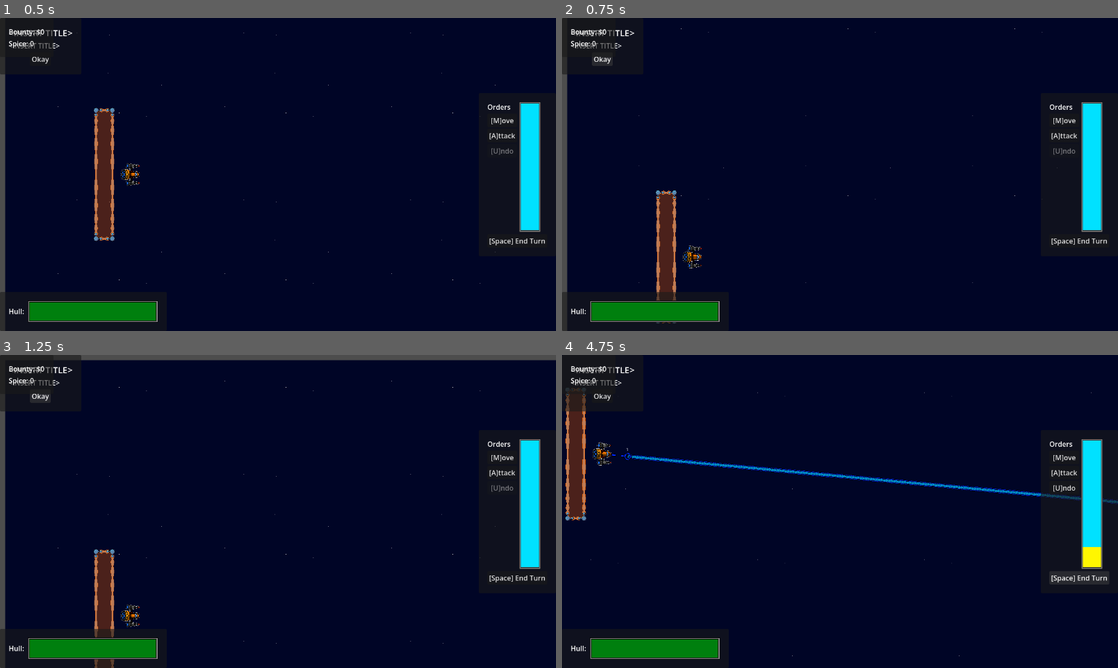
Above: before the commit, frames 1-4 (two rows, left to right).
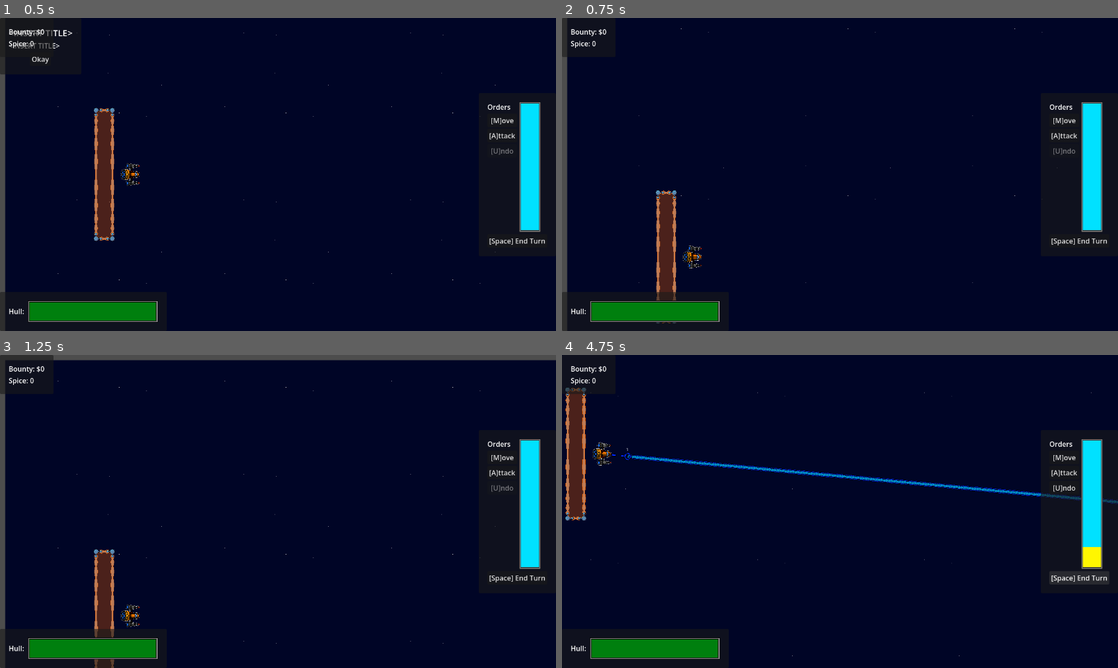
Above: after the commit, the same moments.

Repository: Sadathy/Wild-Jam-93
Game: Godot game, scene res://Scenes/Levels/TutorialLevel.tscn
Two runs of this game, one before a commit and one after it. Both use one fixed random seed, a clock stepped at 60 frames per second and the inputs below. This scene is started directly instead of the project's main scene.
Inputs:
- Up to frame 1 (0.5 s): no input
- Up to frame 2 (0.75 s): click "Okay" at 0.5 s
- Up to frame 3 (1.25 s): no input
- Up to frame 4 (4.75 s): click "[M]ove" at 1.25 s; click "[C]ancel" at 2 s; click "[U]ndo" at 2.75 s; click "[A]ttack" at 3.5 s; click "[Space] End Turn" at 4.25 s

Frame 1 is identical in both runs. In frame 2, 0.3% of the frame differs, in the area x 0-13%, y 3-18%; in frame 3, 0.4%; in frame 4, 0.4%.
Error in both runs: Invalid access to property or key 'min_x' on a base object of type 'Nil'. (res://Scripts/Player/camera.gd:18)

Commit message:
Fix music in tutorial level.

Diff:
--- a/wild-jam-93-project/Scenes/Levels/tutorial_level.gd
+++ b/wild-jam-93-project/Scenes/Levels/tutorial_level.gd
@@ -5,12 +5,15 @@
 @export var max_y = 1000
 @export var min_y = -1000
 
+@export var music: AudioManager.Music = AudioManager.Music.NOVA
+
 @onready var background: Polygon2D = %Background
 @onready var exit_gate: Area2D = %ExitGate
 
 @onready var leave_menu: PanelContainer = %LeaveMenu
 @onready var button_leave_tutorial: Button = %ButtonLeaveTutorial
 @onready var button_keep_playing_tutorial: Button = %ButtonKeepPlayingTutorial
+
 
 const SHIP = preload("res://Scenes/player_ship.tscn")
 const ASTEROID = preload("res://Scenes/Interactables/asteroid.tscn")
@@ -53,7 +56,7 @@
 
 	background.polygon = p_arr
 
-	AudioManager.play_music(AudioManager.MUSIC_NOVA)
+	AudioManager.play_music(music)
 
 	#SIGNALS
 	Global.turn_started.connect(on_new_turn)
--- a/wild-jam-93-project/Scripts/Audio/AudioManager.gd
+++ b/wild-jam-93-project/Scripts/Audio/AudioManager.gd
@@ -287,7 +287,7 @@
 func _play_click_on_bus(bus_name: String) -> void:
 	var p := AudioStreamPlayer.new()
 	add_child(p)
-	p.stream = load("res://Assets/Audio/obsydianx/cursor_style_2.wav")
+	p.stream = preload("res://Assets/Audio/obsydianx/cursor_style_2.wav")
 	p.bus = bus_name
 	p.finished.connect(p.queue_free)
 	p.play()
